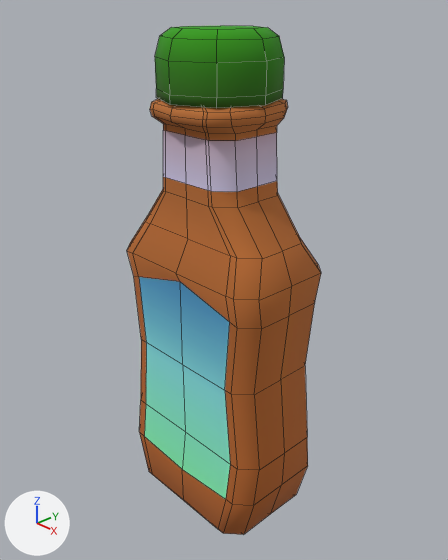
Two versions of the Blender file items/ingredients/ketchup/ketchup.blend, one commit apart.
Both versions are drawn from a 50 mm lens placed at (0.666, -0.618, 0.832), pointed at (-0.002, 0.011, 0.419). Arrows for +X, +Y and +Z are at lower left; the lights stay in place. Mesh edges are drawn as thin lines.
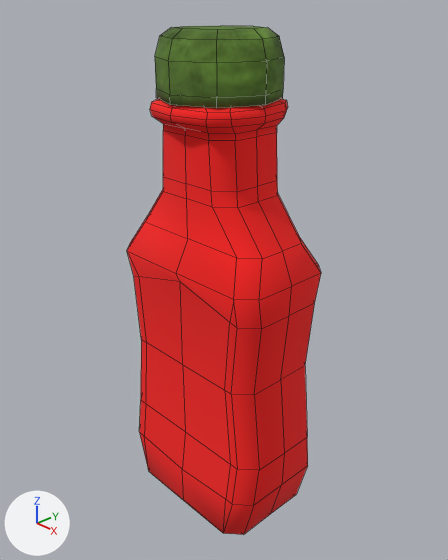
Patch to the scene script:
```diff
--- a/items/ingredients/ketchup/ketchup.blend.py
+++ b/items/ingredients/ketchup/ketchup.blend.py
@@ img_untitled @@
+img_untitled = load_image('Untitled', '_unpacked/Untitled', 512, 512, 'sRGB')
@@ mat_col @@
 mat_col = principled_material('col')
-mat_col.texture = img_gradient_pallete_png
+mat_col.texture = img_untitled
 mat_col.roughness = 1.0
@@ me_cube @@
 # used by ob_cube; location = (0.0, 0.0, 0.0); scale = (0.16, 0.16, 0.16)
-me_cube.from_pydata(...)  # 265 vertices, 250 faces; spans x -0.94..0.94, y -0.56..0.56, z 0.0..4.99
+me_cube.from_pydata(...)  # 253 vertices, 249 faces; spans x -0.94..0.94, y -0.56..0.56, z 0.0..4.99
+# me_cube part 1
+# 20 vertices are removed from x -0.68..0.68, y -0.56..-0.41, z 2.89..4.41
+# 43 faces are deleted
+# 2 vertices are added at (0.0, 0.0, 4.41), (0.0, 0.0, 4.41)
+# 34 new faces join them
+# me_cube part 2
+# 4 vertices are removed from x -0.56..0.56, y -0.56..-0.47, z 0.0..0.13
+# 16 faces are deleted
+# 10 vertices are added at x -0.66..0.66, y 0.51..0.55, z 0.76..2.46
+# 24 new faces join them
+# me_cube part 3: 191 kept faces spanning x -0.94..0.94, y -0.56..0.56, z 0.0..4.99 get new texture (UV) coordinates
 me_cube.materials.append(mat_col)
```

Boxes [x1, y1, x2, y2] around the edits, measured in the pictures (448 x 560 px; the box of a moved part takes in the faces that stretch with it):
'Cube', surface changed, reshaped: [127, 26, 321, 535] in both
part 1 of me_cube, moved or reshaped: [127, 100, 237, 328] in both
part 2 of me_cube, moved or reshaped: [139, 432, 232, 533] in both
part 3 of me_cube, surface changed: [127, 26, 321, 535] in both
